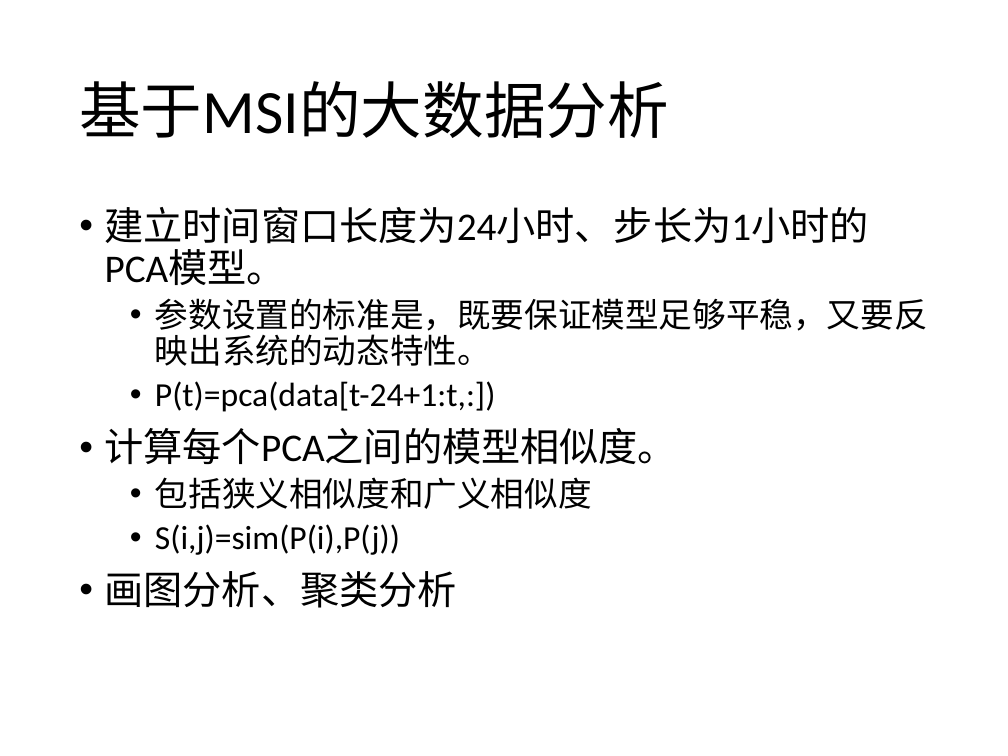
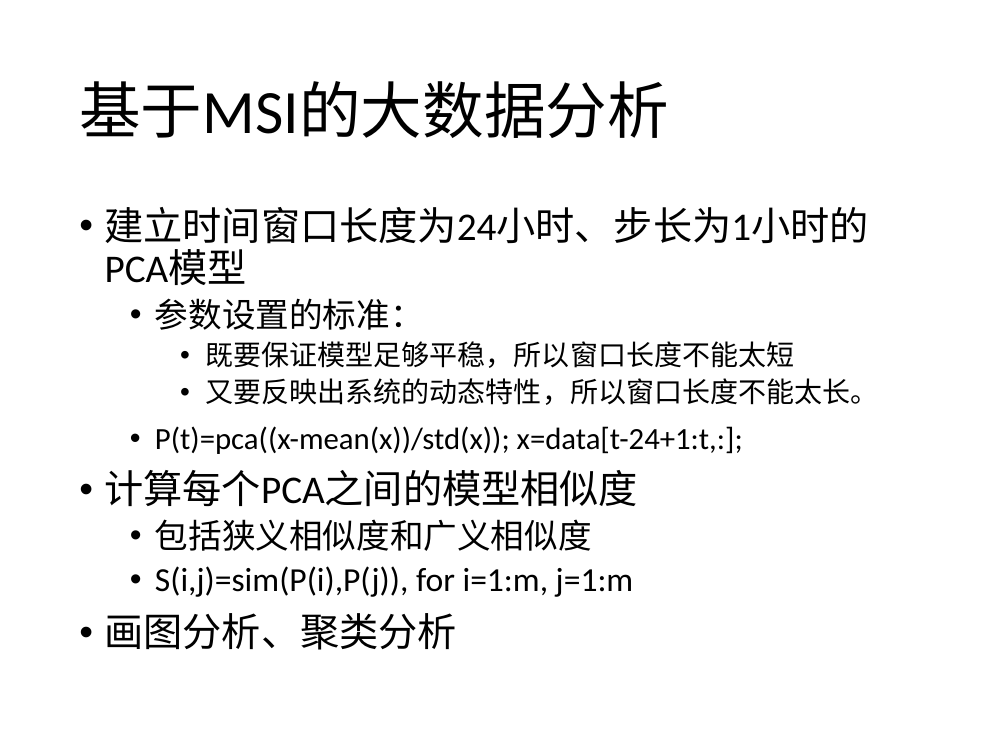
Before and after one commit to prm10/paper, a slide deck: slide 17 of presentation/msi.pptx (slide 13 before the commit). Drawn at 1008x756 pixels with LibreOffice and Linux fonts; fonts in the diff are those of the drawing. Boxes give left, top, right and bottom in pixels: in the first picture for what was removed or moved away, otherwise in the second. Text is boxed around its words. In the diff, an @@ line names an element or a change of style, - is before the commit and + after.

```diff
--- a/presentation/msi.pptx
+++ b/presentation/msi.pptx
@@ text at [105,207,878,506]: text changed; size 24 to 22 pt @@
-• 建立时间窗口长度为24小时、步长为1小时的PCA模型。
-  • 参数设置的标准是，既要保证模型足够平稳，又要反映出系统的动态特性。
-  • P(t)=pca(data[t-24+1:t,:])
-• 计算每个PCA之间的模型相似度。
+• 建立时间窗口长度为24小时、步长为1小时的PCA模型
+  • 参数设置的标准：
+    • 既要保证模型足够平稳，所以窗口长度不能太短
+    • 又要反映出系统的动态特性，所以窗口长度不能太长。
+      • P(t)=pca((x-mean(x))/std(x)); x=data[t-24+1:t,:];
+• 计算每个PCA之间的模型相似度
@@ text at [155,566,634,597]: text changed @@
-  • S(i,j)=sim(P(i),P(j))
+  • S(i,j)=sim(P(i),P(j)), for i=1:m, j=1:m
```
Also in this commit, not shown: 10 other slides changed, 6 slides added, 3 slides removed, 2 other files.
